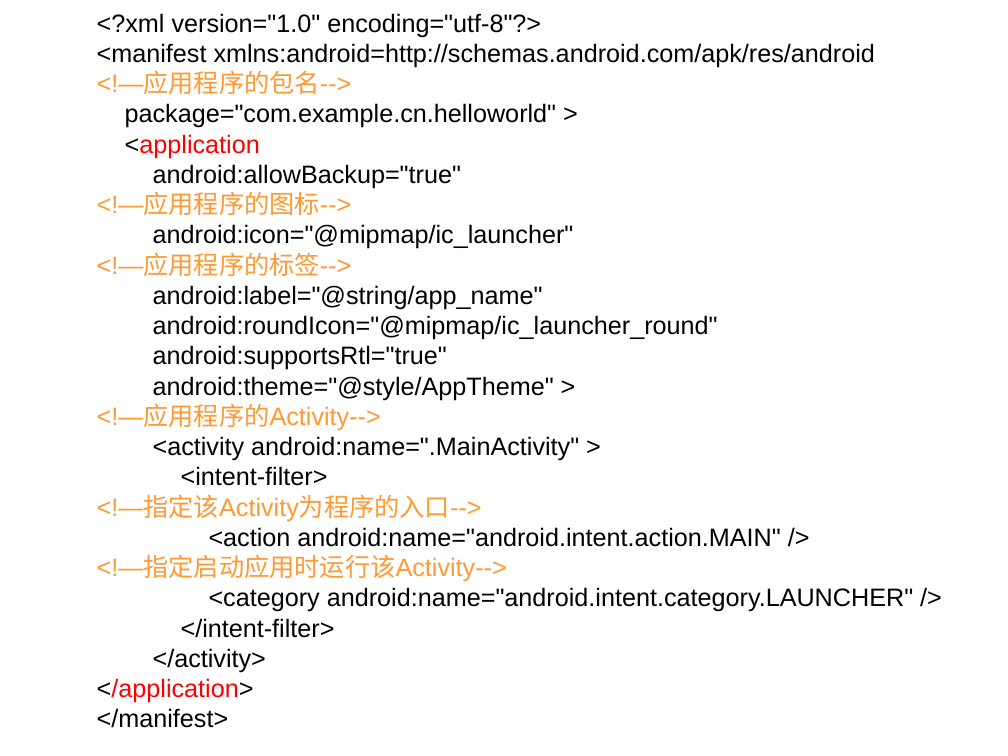
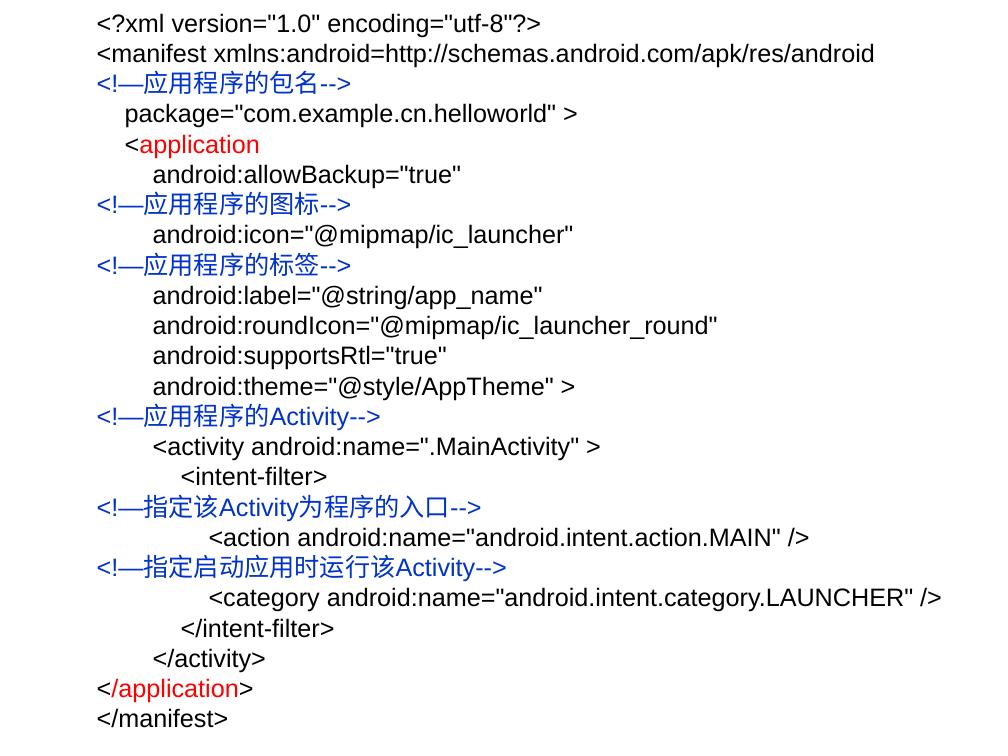
Before and after one commit to arnold117/AndroidProgramming, a slide deck: slide 65 of slides/第二讲 Android入门和简单程序设计.ppt (slide 33 before the commit). Drawn at 1008x756 pixels with LibreOffice and Linux fonts; fonts in the diff are those of the drawing. Boxes give left, top, right and bottom in pixels: in the first picture for what was removed or moved away, otherwise in the second. Text is boxed around its words. In the diff, an @@ line names an element or a change of style, - is before the commit and + after.

```diff
--- a/slides/第二讲 Android入门和简单程序设计.ppt
+++ b/slides/第二讲 Android入门和简单程序设计.ppt
@@ text at [97, 72, 507, 582]: text colour #FF9933 to #0033CC in "<!—应用程序的包名-->", "<!—应用程序的图标-->", "<!—应用程序的标签-->", "<!—应用程序的Activity-->" and 2 more places @@
```
Also in this commit, not shown: 12 other slides changed, 10 slides added, 8 slides removed, 1 other file.
